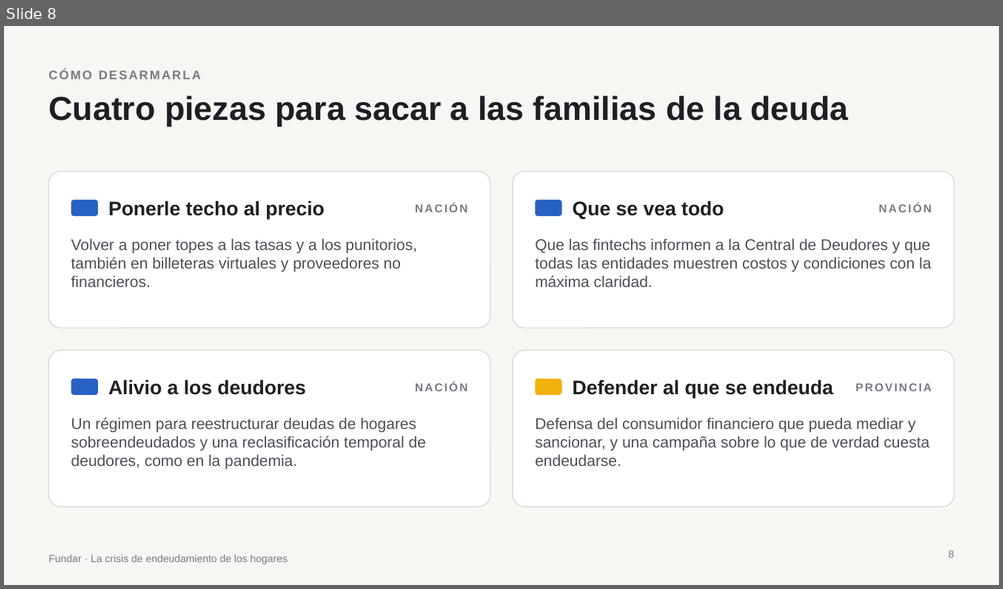
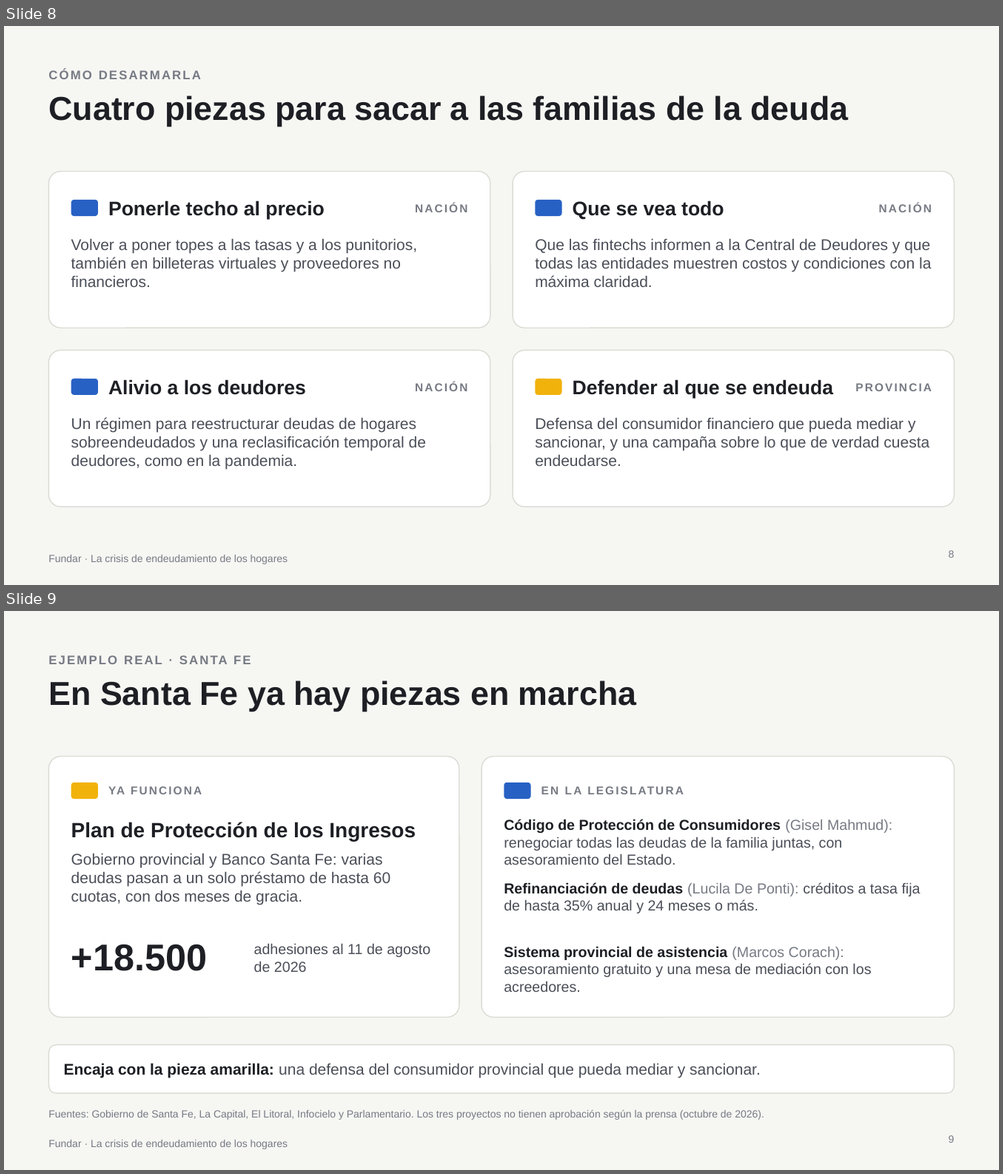
Before and after one commit to elibman36/precios-uber-aeropuertos, a slide deck: presentaciones/crisis_fundar_ladrillos.pptx. Shown one above the other, each under a label of ours: slide 8 before the commit, slides 8 and 9 after it. The pictures are 1003x589 and 1003x1174 pixels, drawn with LibreOffice and Linux fonts; fonts in the diff are those of the drawing. Boxes give left, top, right and bottom in pixels: in the first picture for what was removed or moved away, otherwise in the second. Text is boxed around its words. In the diff, an @@ line names an element or a change of style, - is before the commit and + after.

```diff
--- a/presentaciones/crisis_fundar_ladrillos.pptx
+++ b/presentaciones/crisis_fundar_ladrillos.pptx
@@ slide 9 added at <box>4,611,999,1170</box>, background #F6F6F3; not listed: 1 template element that a slide beside it also shows @@
@@ text added at <box>48,648,795,671</box>, 12 pt, text #767A83, bold @@
+EJEMPLO REAL · SANTA FE
@@ title added at <box>48,681,636,712</box>, 32 pt, text #1D1F24, bold @@
+En Santa Fe ya hay piezas en marcha
@@ rounded rectangle added at <box>48,757,459,1017</box>, fill #FFFFFF, outline #DCDCD6 1 pt @@
@@ rounded rectangle added at <box>481,757,954,1017</box>, fill #FFFFFF, outline #DCDCD6 1 pt @@
@@ rounded rectangle added at <box>71,783,98,799</box>, fill #F1B20C @@
@@ text added at <box>108,786,125,795</box>, 11 pt, text #767A83, bold @@
+YA FUNCIONA
@@ rounded rectangle added at <box>504,783,531,799</box>, fill #2861C4 @@
@@ text added at <box>541,777,839,803</box>, 11 pt, text #767A83, bold @@
+EN LA LEGISLATURA
@@ text added at <box>71,822,415,841</box>, 20 pt, text #1D1F24, bold @@
+Plan de Protección de los Ingresos
@@ text added at <box>504,819,892,865</box>, 14 pt, text #4A4E57 @@
+Código de Protección de Consumidores (Gisel Mahmud): renegociar todas las deudas de la familia juntas, con asesoramiento del Estado.
@@ text added at <box>71,854,390,906</box>, 15 pt, text #4A4E57 @@
+Gobierno provincial y Banco Santa Fe: varias deudas pasan a un solo préstamo de hasta 60 cuotas, con dos meses de gracia.
@@ text added at <box>504,883,920,914</box>, 14 pt, text #4A4E57 @@
+Refinanciación de deudas (Lucila De Ponti): créditos a tasa fija de hasta 35% anual y 24 meses o más.
@@ text added at <box>71,945,207,971</box>, 36 pt, text #1D1F24, bold @@
++18.500
@@ text added at <box>254,944,430,972</box>, 14 pt, text #4A4E57 @@
+adhesiones al 11 de agosto de 2026
@@ text added at <box>504,946,871,992</box>, 14 pt, text #4A4E57 @@
+Sistema provincial de asistencia (Marcos Corach): asesoramiento gratuito y una mesa de mediación con los acreedores.
@@ rounded rectangle added at <box>48,1045,954,1093</box>, fill #FFFFFF, outline #DCDCD6 1 pt @@
@@ text added at <box>64,1063,760,1079</box>, 15 pt, text #4A4E57 @@
+Encaja con la pieza amarilla: una defensa del consumidor provincial que pueda mediar y sancionar.
@@ text added at <box>48,1111,764,1120</box>, 10 pt, text #767A83 @@
+Fuentes: Gobierno de Santa Fe, La Capital, El Litoral, Infocielo y Parlamentario. Los tres proyectos no tienen aprobación según la prensa (octubre de 2026).
@@ page number added at <box>948,1136,954,1143</box>, 10 pt, text #767A83 @@
+9
```
Also in this commit, not shown: 2 other files.
